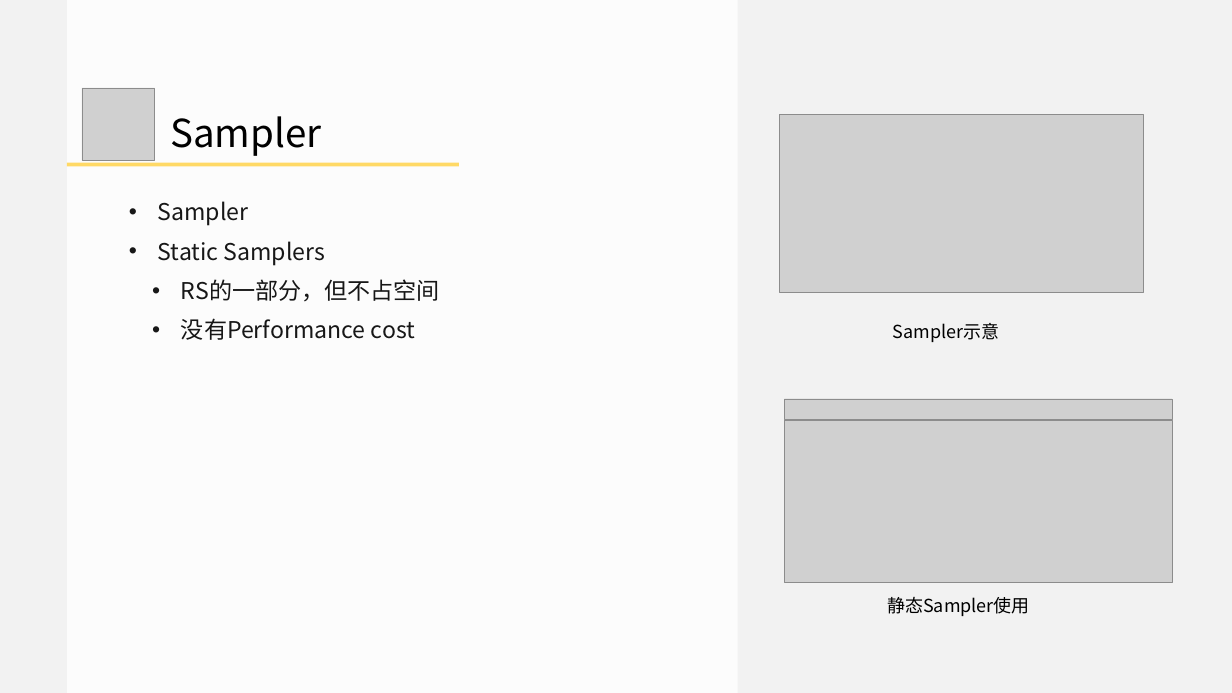
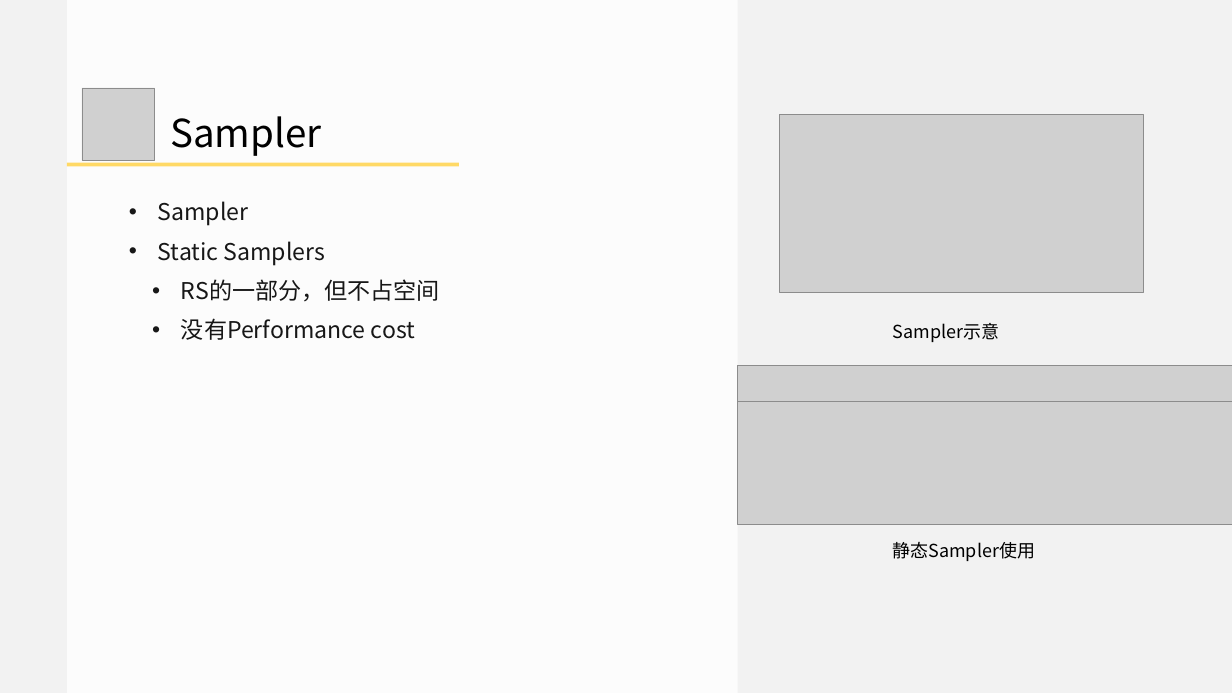
Before and after one commit to doomlover/KSGameEngineTutorials, a slide deck: slide 45 of PPTs/05.深入DX12绘制二.pptx (slide 40 before the commit). Drawn at 1232x693 pixels with LibreOffice and Linux fonts; fonts in the diff are those of the drawing; grey boxes stand for pictures. Boxes give left, top, right and bottom in pixels: in the first picture for what was removed or moved away, otherwise in the second. Text is boxed around its words. In the diff, an @@ line names an element or a change of style, - is before the commit and + after.

```diff
--- a/PPTs/05.深入DX12绘制二.pptx
+++ b/PPTs/05.深入DX12绘制二.pptx
@@ picture added at (x1=738, y1=365, x2=1232, y2=401) @@
@@ picture added at (x1=737, y1=401, x2=1232, y2=524) @@
@@ picture removed at (x1=784, y1=399, x2=1172, y2=419) @@
@@ picture removed at (x1=784, y1=420, x2=1172, y2=582) @@
@@ text "静态Sampler使用" moved from (x1=887, y1=597, x2=1029, y2=616) to (x1=893, y1=542, x2=1035, y2=561) @@
```
Also in this commit, not shown: 20 other slides changed, 5 slides added, 1 other file.
